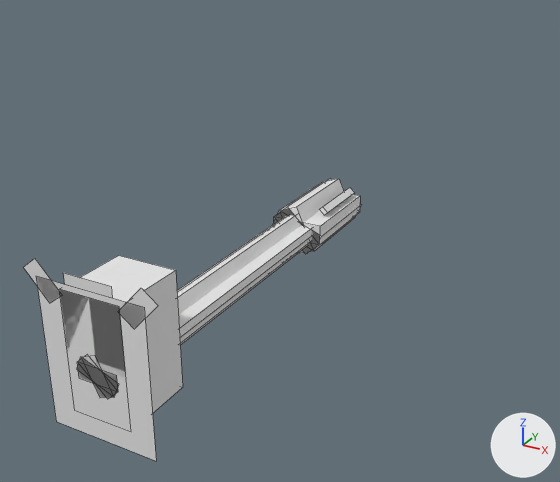
An edit to the OBJ model src/main/resources/assets/mareeletrica/models/block/paint_galil_body_1.obj, drawn before and after from the same camera.
Both versions are drawn from a 50 mm lens placed at (0.893, -0.261, 0.836), pointed at (0.411, 0.616, 0.397). The lights are fixed; the arrows at lower right show +X, +Y and +Z. The older version comes first. Mesh edges are drawn as thin lines. Where no turn or scale is listed for an object, it has been applied to the vertices. Vertices at exactly the same position are counted once.

Names of what the first picture shows: 'paint_galil_body_1'.
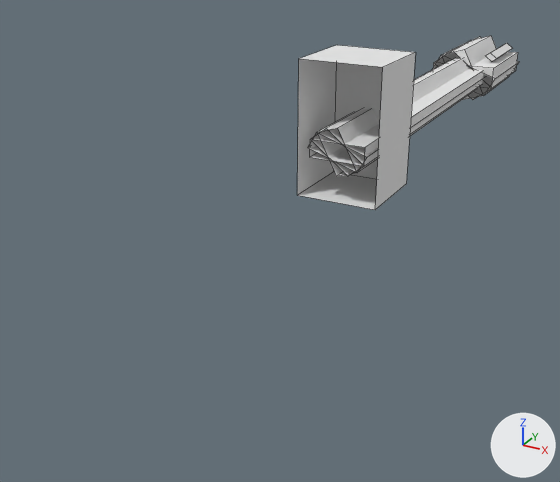
Changed parts and their boxes [x1, y1, x2, y2] in the pictures (560 x 482 px; the box of a moved part takes in the faces that stretch with it):
'paint_galil_body_1', reshaped (35% narrower, 38% shorter): before [24, 178, 362, 461]; after [298, 36, 519, 210]
part 1 of me_paint_galil_body_1, moved or reshaped: before [319, 187, 354, 215]; after [486, 43, 513, 62]
part 2 of me_paint_galil_body_1, moved or reshaped: before [326, 218, 353, 240]; after [492, 76, 509, 89]
part 3 of me_paint_galil_body_1, moved or reshaped: before [273, 178, 362, 254]; after [432, 36, 519, 100]
part 4 of me_paint_galil_body_1, added: after [433, 37, 518, 100]
part 5 of me_paint_galil_body_1, deleted: before [24, 179, 360, 461]
part 6 of me_paint_galil_body_1, added: after [298, 45, 485, 210]

Edits to the bpy script that builds the scene:
```text
Change me_paint_galil_body_1:
    used by ob_paint_galil_body_1; location = (0.0, 0.0, 0.0)
    remove me_paint_galil_body_1.from_pydata(...)  # 132 vertices, 106 faces; spans x 0.432..0.568, y 0.142..0.613, z 0.412..0.572
    add me_paint_galil_body_1.from_pydata(...)  # 118 vertices, 97 faces; spans x 0.44..0.56, y 0.603..1.325, z 0.476..0.656
    me_paint_galil_body_1 part 1: the loose piece of 8 vertices spanning x 0.515..0.526, y 0.523..0.603, z 0.49..0.5 is scaled about its middle by (1.81, 1.53, 1.53), then moved by (0.017, 0.685, 0.077)
    me_paint_galil_body_1 part 2: the loose piece of 8 vertices spanning x 0.515..0.526, y 0.523..0.603, z 0.452..0.463 is scaled about its middle by (1.81, 1.53, 1.53), then moved by (0.017, 0.685, 0.057)
    me_paint_galil_body_1 part 3: the loose piece of 12 vertices spanning x 0.467..0.533, y 0.494..0.612, z 0.446..0.507 is scaled about its middle by (1.81, 1.53, 1.53), then moved by (0.0, 0.68, 0.067)
    me_paint_galil_body_1 part 4: a new loose piece of 14 vertices spanning x 0.444..0.556, y 1.143..1.322, z 0.501..0.586, in mat_paint (its picture is missing)
    me_paint_galil_body_1 part 5: 9 loose pieces with 64 vertices, spanning x 0.432..0.568, y 0.142..0.612, z 0.412..0.572, are deleted
    me_paint_galil_body_1 part 6
    22 vertices are added at x 0.444..0.556, y 0.603..0.715, z 0.476..0.656
    14 new vertices lie (0.0, 0.675, 0.0) away from vertices in x 0.459..0.541, y 0.603, z 0.512..0.575
    25 new faces join them
    other edits to the shape of me_paint_galil_body_1 do not show in these pictures
```
